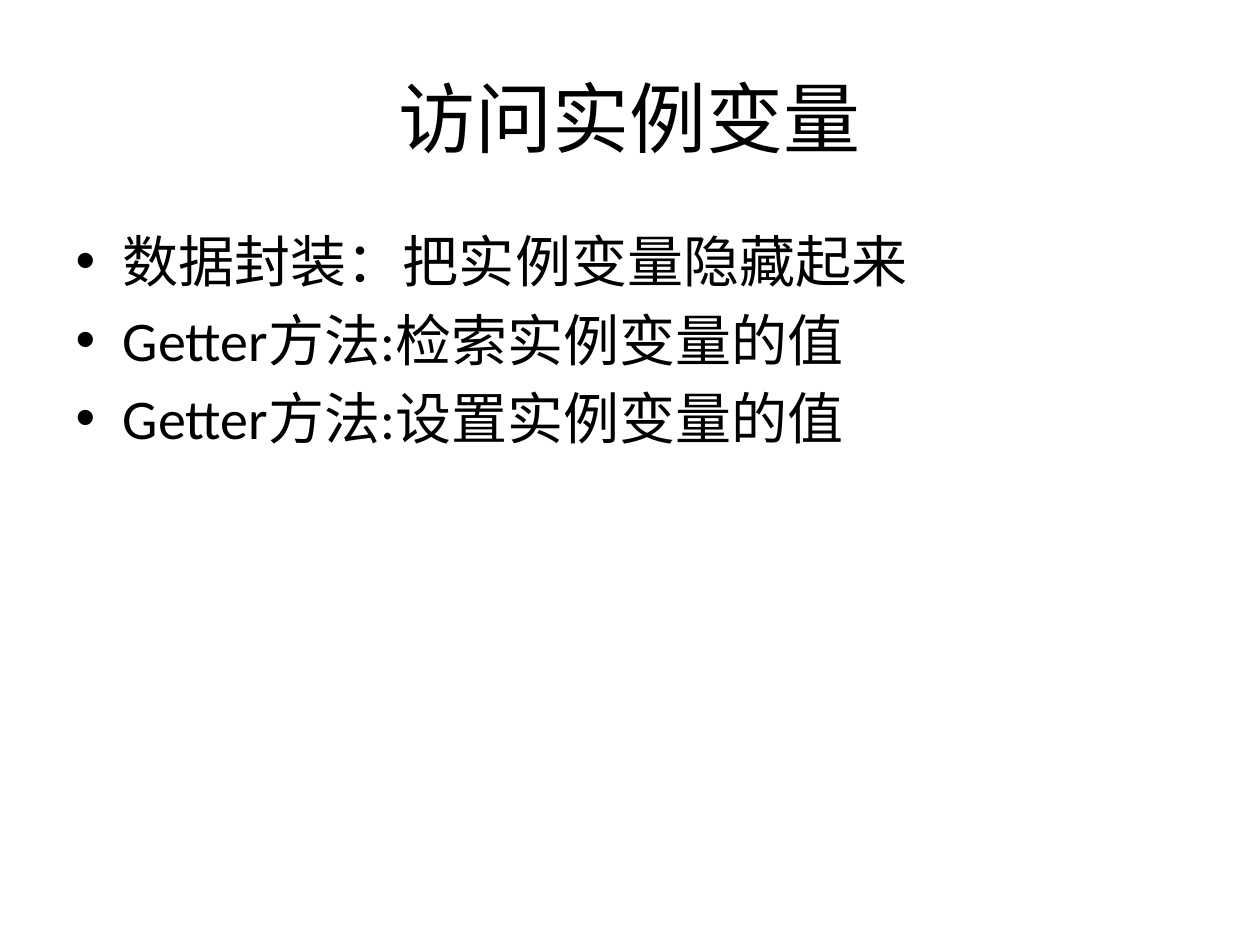
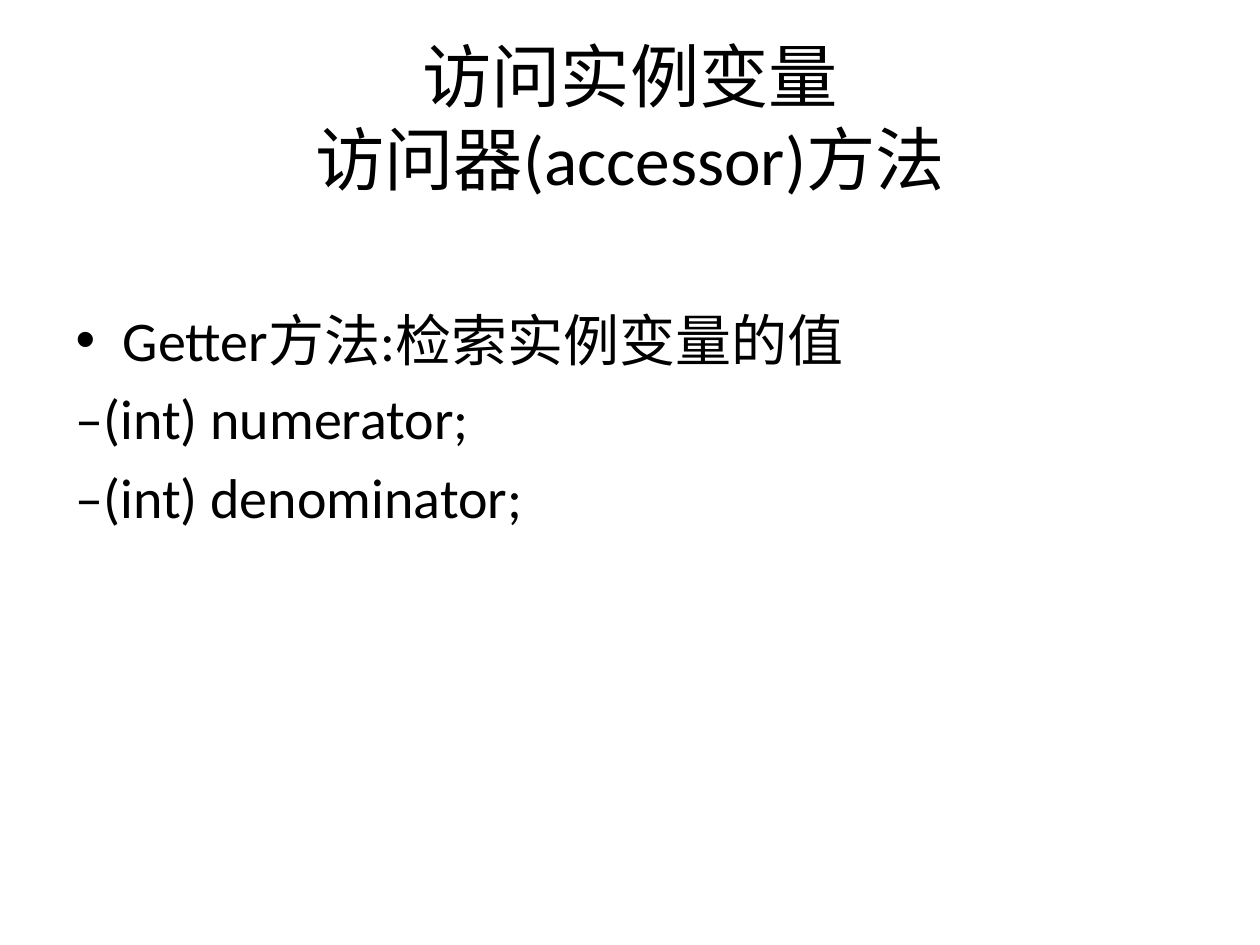
Before and after one commit to Jaykong/Programming_In_OC, a slide deck: slide 36 of CoursePPT/chap3_class_object_method.pptx (slide 10 before the commit). Drawn at 1260x945 pixels with LibreOffice and Linux fonts; fonts in the diff are those of the drawing. Boxes give left, top, right and bottom in pixels: in the first picture for what was removed or moved away, otherwise in the second. Text is boxed around its words. In the diff, an @@ line names an element or a change of style, - is before the commit and + after.

```diff
--- a/CoursePPT/chap3_class_object_method.pptx
+++ b/CoursePPT/chap3_class_object_method.pptx
@@ title at [315,43,945,195]: text changed; size 44 to 39.6 pt @@
-访问实例变量
+访问实例变量
+访问器(accessor)方法
@@ text at [123,234,907,287]: paragraph removed @@
-• 数据封装：把实例变量隐藏起来
@@ text at [76,398,523,526]: text changed @@
-• Getter方法:设置实例变量的值
+–(int) numerator;
+–(int) denominator;
```
Also in this commit, not shown: 6 other slides changed, 30 slides added, 2 slides removed, 1 other file.
